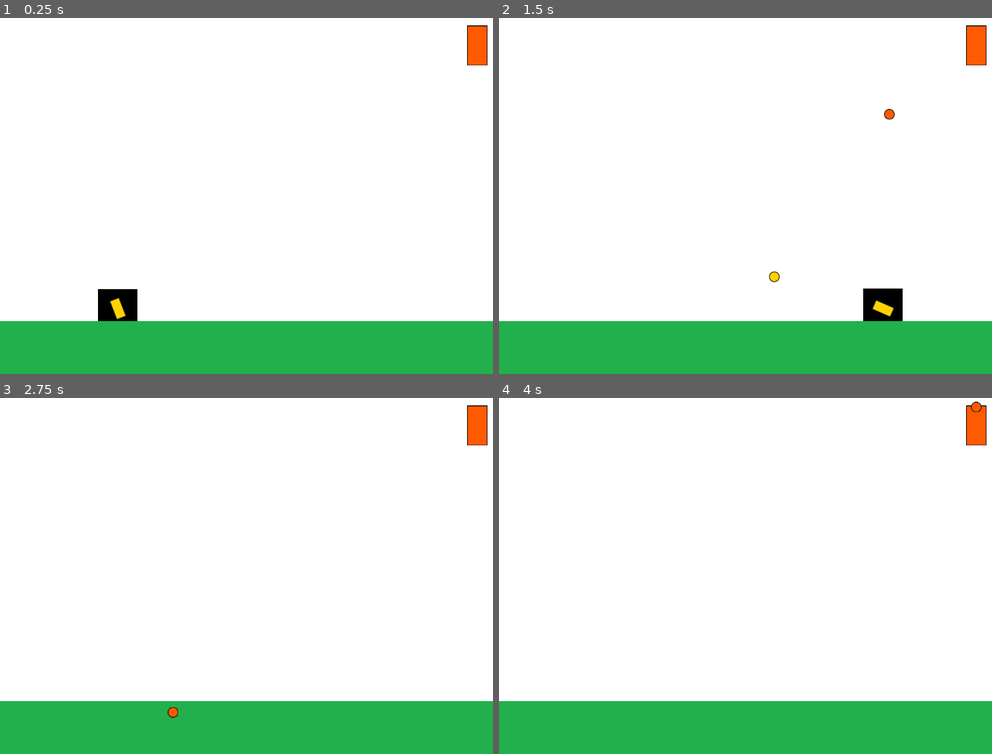
Above: before the commit, frames 1-4 (two rows, left to right).
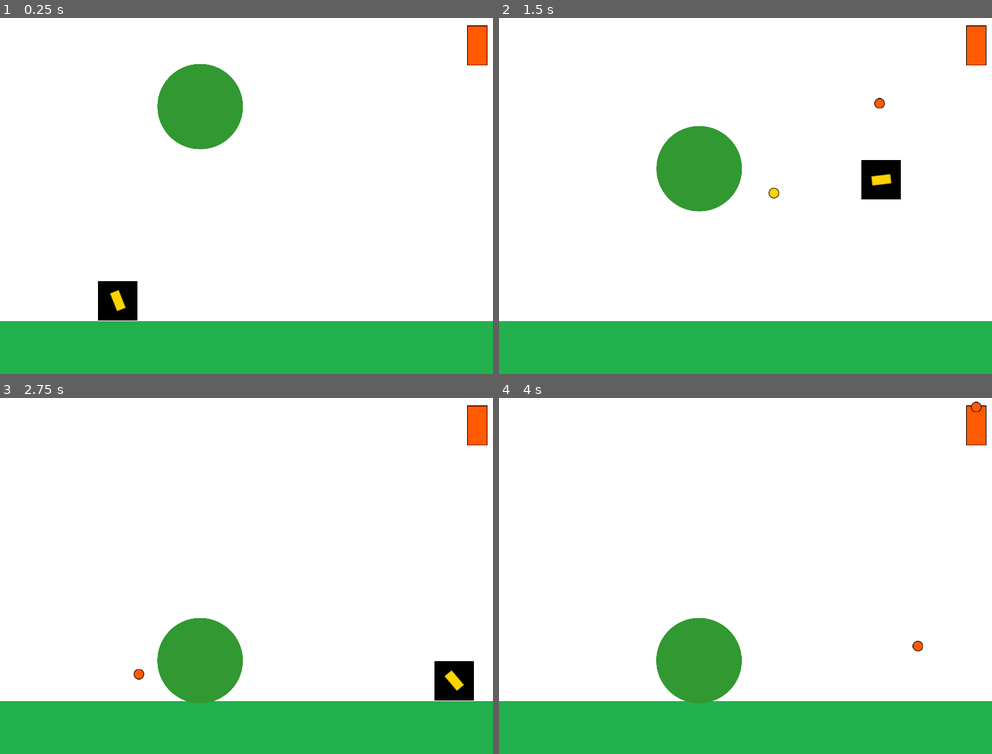
Above: after the commit, the same moments.

Repository: alejandrorossi/idv-entregas
Game: Godot game, scene res://Main.tscn
Two runs of this game, one before a commit and one after it. Both use one fixed random seed, a clock stepped at 60 frames per second and the inputs below.
Inputs (mouse positions are in pixels of both pictures, inside the frame that each line leads up to):
- Up to frame 1 (0.25 s): no input
- Up to frame 2 (1.5 s): move the mouse to (853, 171) at 0.52 s; hold D (move_right) from 0.53 s (still down); tap W (jump, bound only after the commit) at 0.6, 0.77, 1.07 s; move the mouse to (646, 206) at 1.27 s; click (646, 206) at 1.35 s
- Up to frame 3 (2.75 s): tap W (jump, bound only after the commit) at 1.52, 1.55, 1.82, 2.1 s; move the mouse to (295, 487) at 2.02 s; release D (move_right) at 2.03 s; hold A (move_left) from 2.03 s (still down)
- Up to frame 4 (4 s): move the mouse to (720, 643) at 2.77 s; release A (move_left) at 2.78 s; hold D (move_right) from 2.78 s (still down); click (720, 643) at 2.85 s; tap W (jump, bound only after the commit) at 3.02, 3.05, 3.32, 3.6, 3.77 s; move the mouse to (893, 625) at 3.52 s

The runs differ from the first frame. In frame 1, 3.6% of the frame differs, in the area x 19-50%, y 12-86%; in frame 2, 5.1%, in the area x 31-82%, y 22-86%; in frame 3, 4.3%; in frame 4, 3.3%.

Commit message:
desafio

Diff:
--- a/04-entrega/begin/Floor.tscn
+++ b/04-entrega/begin/Floor.tscn
@@ -3,7 +3,7 @@
 [ext_resource path="res://assets/textures/floor.png" type="Texture" id=1]
 
 [sub_resource type="RectangleShape2D" id=1]
-extents = Vector2( 32.9045, 32.0579 )
+extents = Vector2( 33.0354, 32.1407 )
 
 [node name="Floor" type="StaticBody2D"]
 position = Vector2( 1000, 606.75 )
--- a/04-entrega/begin/Main.tscn
+++ b/04-entrega/begin/Main.tscn
@@ -1,10 +1,11 @@
-[gd_scene load_steps=7 format=2]
+[gd_scene load_steps=8 format=2]
 
 [ext_resource path="res://entities/player/Player.tscn" type="PackedScene" id=1]
 [ext_resource path="res://assets/textures/background.png" type="Texture" id=2]
 [ext_resource path="res://Main.gd" type="Script" id=3]
 [ext_resource path="res://entities/enemies/Turret.tscn" type="PackedScene" id=4]
 [ext_resource path="res://Floor.tscn" type="PackedScene" id=5]
+[ext_resource path="res://RigidBody2D.tscn" type="PackedScene" id=6]
 [ext_resource path="res://entities/enviroment/Background.gd" type="Script" id=7]
 
 [node name="Main" type="Node"]
@@ -30,3 +31,6 @@
 
 [node name="Turret" parent="." instance=ExtResource( 4 )]
 position = Vector2( 774.532, 65.9674 )
+
+[node name="RigidBody2D" parent="." instance=ExtResource( 6 )]
+position = Vector2( 324.586, 161.452 )
--- /dev/null
+++ b/04-entrega/begin/RigidBody2D.tscn
@@ -0,0 +1,17 @@
+[gd_scene load_steps=3 format=2]
+
+[ext_resource path="res://assets/textures/green_circle.png" type="Texture" id=1]
+
+[sub_resource type="CircleShape2D" id=1]
+radius = 67.9172
+
+[node name="Ball" type="RigidBody2D"]
+
+[node name="Sprite" type="Sprite" parent="."]
+position = Vector2( 0.259888, 0.779755 )
+scale = Vector2( 0.277645, 0.277645 )
+texture = ExtResource( 1 )
+
+[node name="CollisionShape2D" type="CollisionShape2D" parent="."]
+position = Vector2( 0.259888, 1 )
+shape = SubResource( 1 )
--- a/04-entrega/begin/entities/player/Player.gd
+++ b/04-entrega/begin/entities/player/Player.gd
@@ -2,19 +2,21 @@
 
 onready var cannon = $Cannon
 
-export (float) var ACCELERATION:float = 20.0
+export (float) var ACCELERATION:float = 50.0
 export (float) var H_SPEED_LIMIT:float = 600.0
 export (float) var FRICTION_WEIGHT:float = 0.1
-export (float) var gravity:float = 10
+export (float) var gravity: float = 10
 
 var velocity:Vector2 = Vector2.ZERO
 var projectile_container
+var jump_speed:int = 800
+var floorDirection:Vector2 = Vector2.UP
 
 func initialize(projectile_container):
 	self.projectile_container = projectile_container
 	cannon.projectile_container = projectile_container
 
-func _physics_process(delta):
+func get_input():
 
 	# Cannon rotation
 	var mouse_position:Vector2 = get_global_mouse_position()
@@ -27,7 +29,6 @@
 			cannon.projectile_container = projectile_container
 		cannon.fire()
 
-	# Player movement
 	var h_movement_direction:int = int(Input.is_action_pressed("move_right")) - int(Input.is_action_pressed("move_left"))
 
 	if h_movement_direction != 0:
@@ -35,14 +36,17 @@
 	else:
 		velocity.x = lerp(velocity.x, 0, FRICTION_WEIGHT) if abs(velocity.x) > 1 else 0
 
-	position += velocity * delta
-
-#	velocity.y += gravity
-	move_and_slide(velocity * delta)
-	position.y += gravity
-#	position += velocity * delta
+	if Input.is_action_just_pressed("jump") && is_on_floor():
+		velocity.y -= jump_speed
 
 
 
 func _ready():
 	add_to_group("player")
+
+
+
+func _physics_process(delta):
+	get_input()
+	velocity.y += gravity * delta * ACCELERATION
+	move_and_slide(velocity * delta * ACCELERATION, floorDirection)
--- a/04-entrega/begin/entities/player/Player.tscn
+++ b/04-entrega/begin/entities/player/Player.tscn
@@ -7,7 +7,7 @@
 [ext_resource path="res://entities/player/PlayerProjectile.tscn" type="PackedScene" id=5]
 
 [sub_resource type="RectangleShape2D" id=1]
-extents = Vector2( 31.9816, 32.6371 )
+extents = Vector2( 31.9816, 35.3128 )
 
 [node name="Player" type="KinematicBody2D"]
 position = Vector2( -0.0635071, 0.165405 )
--- a/04-entrega/begin/project.godot
+++ b/04-entrega/begin/project.godot
@@ -45,6 +45,11 @@
 "events": [ Object(InputEventMouseButton,"resource_local_to_scene":false,"resource_name":"","device":0,"alt":false,"shi …(212 unchanged characters)…
  ]
 }
+jump={
+"deadzone": 0.5,
+"events": [ Object(InputEventKey,"resource_local_to_scene":false,"resource_name":"","device":0,"alt":false,"shift":false,"control":false,"meta":false,"command":false,"pressed":false,"scancode":87,"unicode":0,"echo":false,"script":null)
+ ]
+}
 
 [rendering]
 
